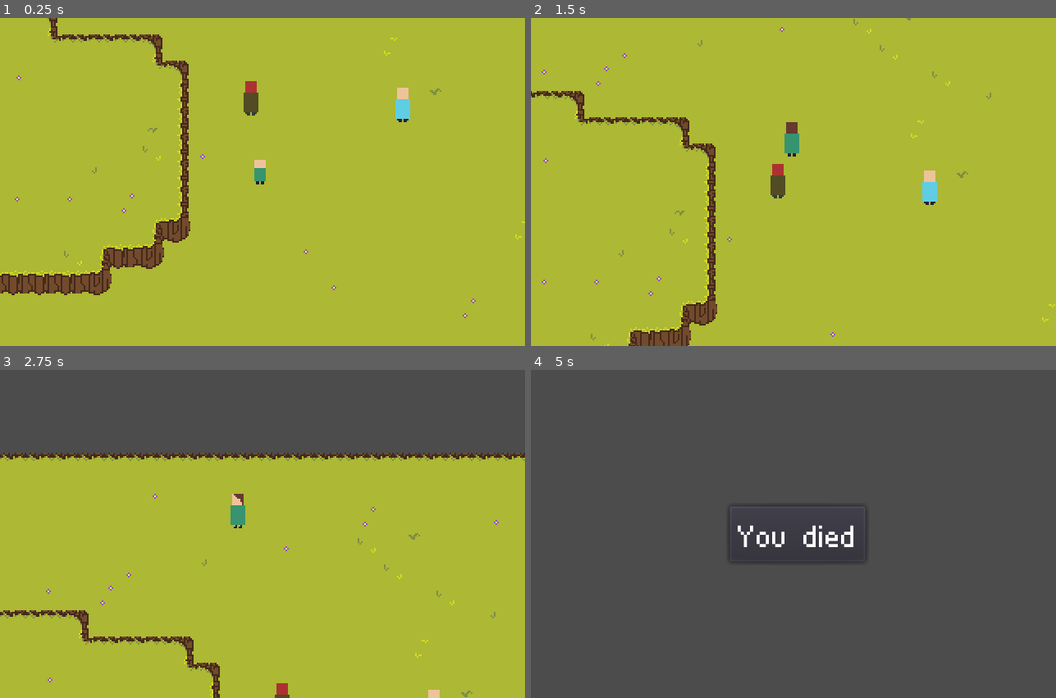
Above: before the commit, frames 1-4 (two rows, left to right).
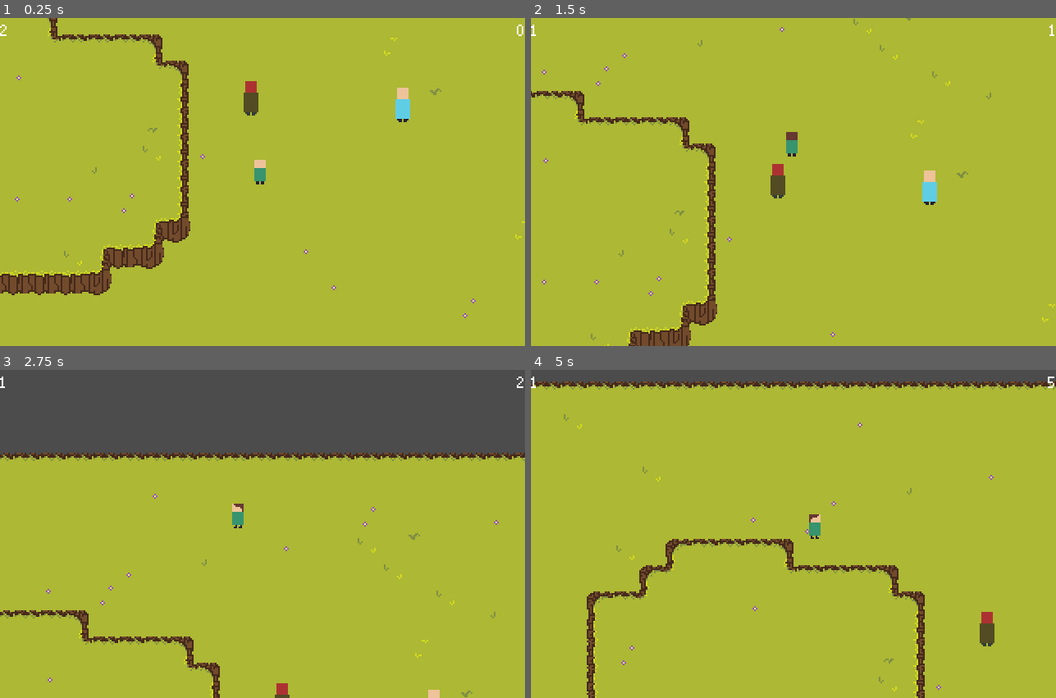
Above: after the commit, the same moments.

Repository: TeamKebab/GodotWildJam24
Game: Godot game, scene res://src/maps/Start.tscn
Same seed, same stepped clock (60 frames per second), same inputs: the game is played once before the commit and once after it.
Inputs:
- Up to frame 1 (0.25 s): no input
- Up to frame 2 (1.5 s): tap Enter (ui_accept) at 0.5, 0.77 s; hold Up (ui_up) from 0.53 s (still down)
- Up to frame 3 (2.75 s): tap Enter (ui_accept) at 1.52 s; release Up (ui_up) at 2.03 s; hold Left (ui_left) from 2.03 s (still down)
- Up to frame 4 (5 s): tap Enter (ui_accept) at 3.02, 3.77, 4.52 s; release Left (ui_left) at 3.53 s; hold Down (ui_down) 3.53-4.28 s; hold Right (ui_right) from 4.28 s (still down)

The runs differ from the first frame. In frame 1, less than 0.1% of the frame differs, in the area x 0-100%, y 2-6%; in frame 2, 0.2%; in frame 3, 0.2%; in frame 4, 96%, in the area x 0-100%, y 2-100%.

Commit message:
end of day restart positions

Diff:
--- a/src/entities/characters/Player.gd
+++ b/src/entities/characters/Player.gd
@@ -1,4 +1,7 @@
 extends KinematicBody2D
+
+
+signal player_hp_changed(hp)
 
 
 const HP = preload("res://src/components/HP.gd")
@@ -59,6 +62,9 @@
 	detection.connect("body_exited", self, "_on_detection_body_exited")
 
 	hp.connect("died", self, "_on_hp_died")
+	hp.connect("hp_changed", self, "_on_hp_changed")
+
+	emit_signal("player_hp_changed", max_hp)
 
 
 func _physics_process(delta):
@@ -115,10 +121,11 @@
 
 
 func die():
+	Game.add_hero_to_dynasty(self)
+
 	if _baby == null:
-		Game.game_over(self)
+		Game.game_over()
 	else:
-		# todo: return monsters to starting places
 		_grow_up_baby()
 
 
@@ -189,6 +196,11 @@
 	parent = _baby.parent
 	# todo: set other baby attributes
 
+	hp = HP.new(max_hp)
+	hp.connect("hp_changed", self, "_on_hp_changed")
+
+	emit_signal("player_hp_changed", hp.hp)
+
 	_grow_up(Age.Teen)
 	baby_sprite.hide()
 	_baby = null
@@ -208,4 +220,8 @@
 
 
 func _on_hp_died():
-	die()
+	Game.end_day()
+
+
+func _on_hp_changed(new_hp):
+	emit_signal("player_hp_changed", new_hp)
--- a/src/entities/monsters/Monster.gd
+++ b/src/entities/monsters/Monster.gd
@@ -7,12 +7,24 @@
 export var max_hp: int = 1
 
 
+var motion = Vector2.ZERO
+
+
 onready var hp = HP.new(max_hp)
+onready var start_position = position
 
 
 func _ready():
 	hp.connect("died", self, "_die")
 
 
+func _physics_process(delta):
+	motion = move_and_slide(motion)
+
+
+func restart():
+	position = start_position
+
+
 func _die():
 	queue_free()
--- a/src/globals/Game.gd
+++ b/src/globals/Game.gd
@@ -5,16 +5,20 @@
 signal day_ended
 
 
-const END_OF_DAY = 5
+const END_OF_DAY = 30
+
 
 var hero_dynasty = [
 
 ]
 
+
 var time_of_day: int = 0
+
 
 onready var timer : Timer = $Timer
 onready var scene_loader = $SceneLoader
+
 
 func _ready():
 	timer.connect("timeout", self, "_timer_timeout")
@@ -23,13 +27,27 @@
 
 func restart():
 	timer.stop()
-	time_of_day = 0
-	timer.start()
+	start_day()
 	scene_loader.load_level("start")
 
 
-func game_over(player):
-	hero_dynasty.append(player.get_info())
+func add_hero_to_dynasty(hero):
+	hero_dynasty.append(hero.get_info())
+
+
+func end_day():
+	# todo: return monsters to starting places
+	emit_signal("day_ended")
+	timer.stop()
+	start_day()
+
+
+func start_day():
+	time_of_day = 0
+	timer.start()
+
+
+func game_over():
 	scene_loader.gameover_screen()
 
 
--- a/src/gui/GUI.gd
+++ b/src/gui/GUI.gd
@@ -9,11 +9,24 @@
 const SHOW_BUTTONS = ["Ok [C]"]
 const ASK_BUTTONS = ["Ok [C]", "Nope [X]"]
 
-
+onready var hp_label : Label = find_node("HP")
+onready var time_of_day: Label = find_node("TimeOfDay")
 onready var text_label : RichTextLabel = find_node("Narrator")
 onready var narrator_box : Control = find_node("NarratorBox")
 onready var buttons: Container = find_node("Buttons")
 
+
+onready var player = find_parent("Level").find_node("Player")
+
+
+func _ready():
+	Game.connect("time_passes", self, "_on_time_passes")
+	Game.connect("day_ended", self, "_on_day_ended")
+
+	player.connect("player_hp_changed", self, "_on_player_hp_changed")
+
+	hp_label.text = str(player.max_hp)
+	time_of_day.text = str(Game.time_of_day)
 
 func close():
 	narrator_box.hide()
@@ -47,3 +60,15 @@
 	narrator_box.hide()
 
 	narrator_box.show()
+
+
+func _on_time_passes(time):
+	time_of_day.text = str(time)
+
+
+func _on_day_ended():
+	time_of_day.text = str(0)
+
+
+func _on_player_hp_changed(hp):
+	hp_label.text = str(hp)
--- a/src/gui/GUI.tscn
+++ b/src/gui/GUI.tscn
@@ -14,6 +14,30 @@
 __meta__ = {
 "_edit_use_anchors_": false
 }
+
+[node name="TopBar" type="HBoxContainer" parent="Control"]
+anchor_right = 1.0
+size_flags_horizontal = 3
+alignment = 2
+__meta__ = {
+"_edit_use_anchors_": false
+}
+
+[node name="Health" type="HBoxContainer" parent="Control/TopBar"]
+margin_right = 227.0
+margin_bottom = 13.0
+size_flags_horizontal = 3
+
+[node name="HP" type="Label" parent="Control/TopBar/Health"]
+margin_right = 106.0
+margin_bottom = 13.0
+text = "PLÑAYER HEALTH HERE"
+
+[node name="TimeOfDay" type="Label" parent="Control/TopBar"]
+margin_left = 231.0
+margin_right = 320.0
+margin_bottom = 13.0
+text = "TIME OF DAY HERE"
 
 [node name="NarratorBox" type="PanelContainer" parent="Control"]
 visible = false
--- /dev/null
+++ b/src/maps/Level.gd
@@ -0,0 +1,14 @@
+extends Node
+
+
+onready var entities_container : Node = $YSort
+
+
+func _ready():
+	Game.connect("day_ended", self, "restart")
+
+
+func restart():
+	for entity in entities_container.get_children():
+		if entity.has_method("restart"):
+			entity.restart()
--- a/src/maps/Start.tscn
+++ b/src/maps/Start.tscn
@@ -1,12 +1,14 @@
-[gd_scene load_steps=6 format=2]
+[gd_scene load_steps=7 format=2]
 
 [ext_resource path="res://src/resources/hill_autotile.tres" type="TileSet" id=1]
 [ext_resource path="res://src/entities/characters/Player.tscn" type="PackedScene" id=2]
 [ext_resource path="res://src/entities/characters/Companion.tscn" type="PackedScene" id=3]
 [ext_resource path="res://src/gui/GUI.tscn" type="PackedScene" id=4]
 [ext_resource path="res://src/entities/monsters/Monster.tscn" type="PackedScene" id=5]
+[ext_resource path="res://src/maps/Level.gd" type="Script" id=6]
 
 [node name="Level" type="Node"]
+script = ExtResource( 6 )
 
 [node name="Ground" type="TileMap" parent="."]
 tile_set = ExtResource( 1 )
